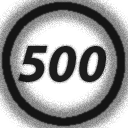
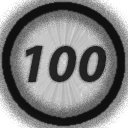
Layers edited between the first and the second 128 x 128 image:
hid "500" over <box>18,46,106,82</box>
showed "100" over <box>26,46,106,82</box>
showed "Layer 1", painted on it over <box>2,2,125,126</box>
